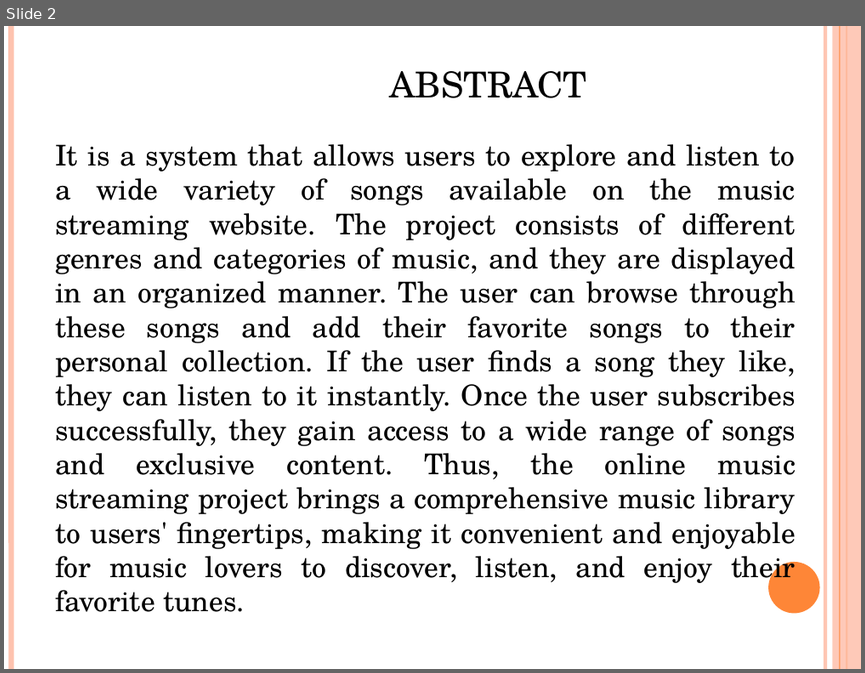
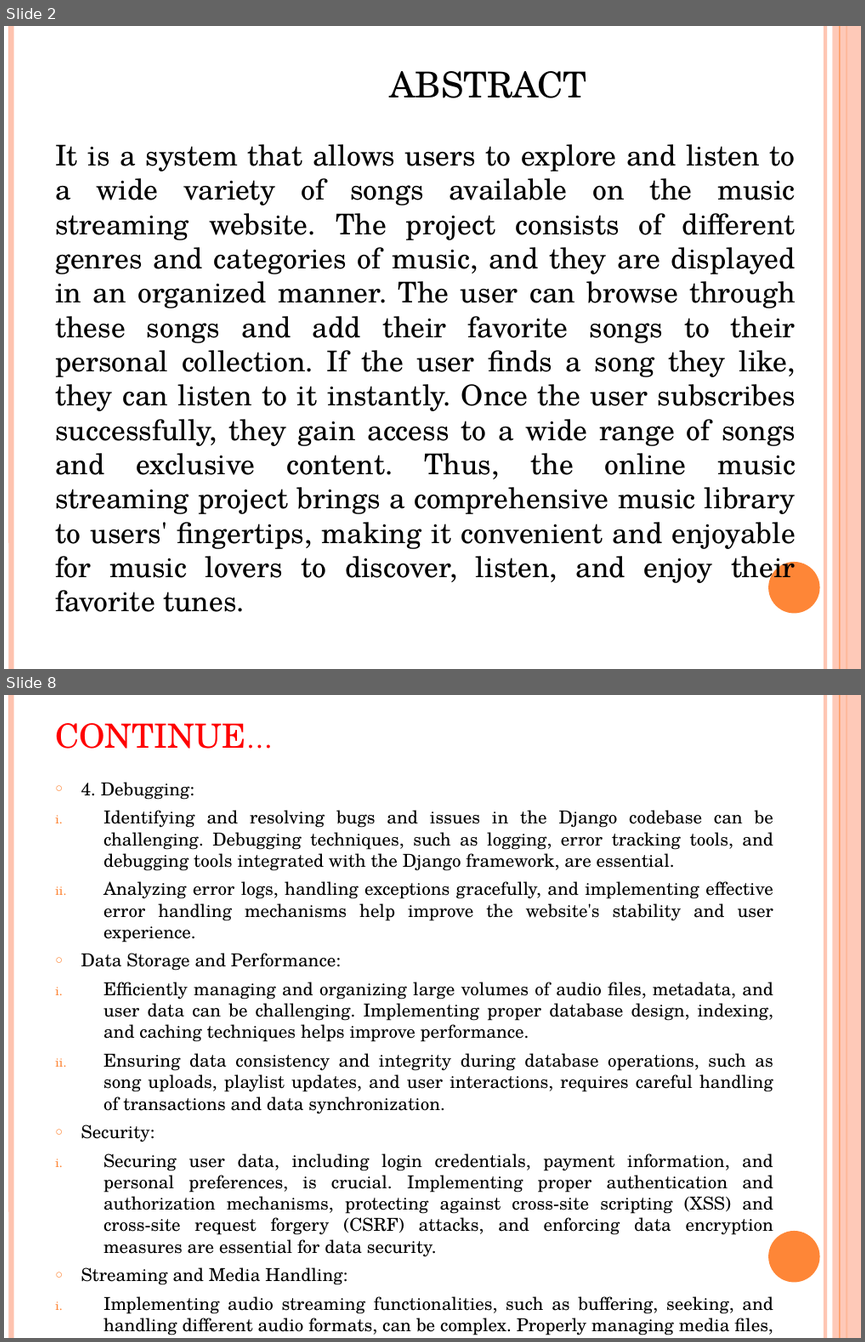
Before and after one commit to jarinadevasia/music-streaming-app, a slide deck: MUSIC STREAMING WEBSITE.pptx. Shown one above the other, each under a label of ours: slide 2 before the commit, slides 2 and 8 after it; the slides between them are not shown. The pictures are 865x673 and 865x1342 pixels, drawn with LibreOffice and Linux fonts; fonts in the diff are those of the drawing. Boxes give left, top, right and bottom in pixels: in the first picture for what was removed or moved away, otherwise in the second. Text is boxed around its words. In the diff, an @@ line names an element or a change of style, - is before the commit and + after.

```diff
--- a/MUSIC STREAMING WEBSITE.pptx
+++ b/MUSIC STREAMING WEBSITE.pptx
@@ slide 8 added at [4,695,861,1338], background #FFFFFF; not listed: 6 template elements that a slide beside it also shows @@
@@ title added at [55,723,246,749], 28 pt, text #FF0000, small capitals @@
+CONTINUE…
@@ text added at [81,782,773,1335], 15 pt, text #000000 @@
+○ 4. Debugging:
+i. Identifying and resolving bugs and issues in the Django codebase can be challenging. Debugging techniques, such as logging, error tracking tools, and debugging tools integrated with the Django framework, are essential.
+ii. Analyzing error logs, handling exceptions gracefully, and implementing effective error handling mechanisms help improve the website's stability and user experience.
+○ Data Storage and Performance:
+i. Efficiently managing and organizing large volumes of audio files, metadata, and user data can be challenging. Implementing proper database design, indexing, and caching techniques helps improve performance.
+ii. Ensuring data consistency and integrity during database operations, such as song uploads, playlist updates, and user interactions, requires careful handling of transactions and data synchronization.
+○ Security:
+i. Securing user data, including login credentials, payment information, and personal preferences, is crucial. Implementing proper authentication and authorization mechanisms, protecting against cross-site scripting (XSS) and cross-site request forgery (CSRF) attacks, and enforcing data encryption measures are essential for data security.
+○ Streaming and Media Handling:
+i. Implementing audio streaming functionalities, such as buffering, seeking, and handling different audio formats, can be complex. Properly managing media files, including storage, retrieval, and delivery to users, requires efficient media handling techniques and server configurations.
```
Also in this commit, not shown: 4 slides changed, 6 other slides added, 2 slides removed.
